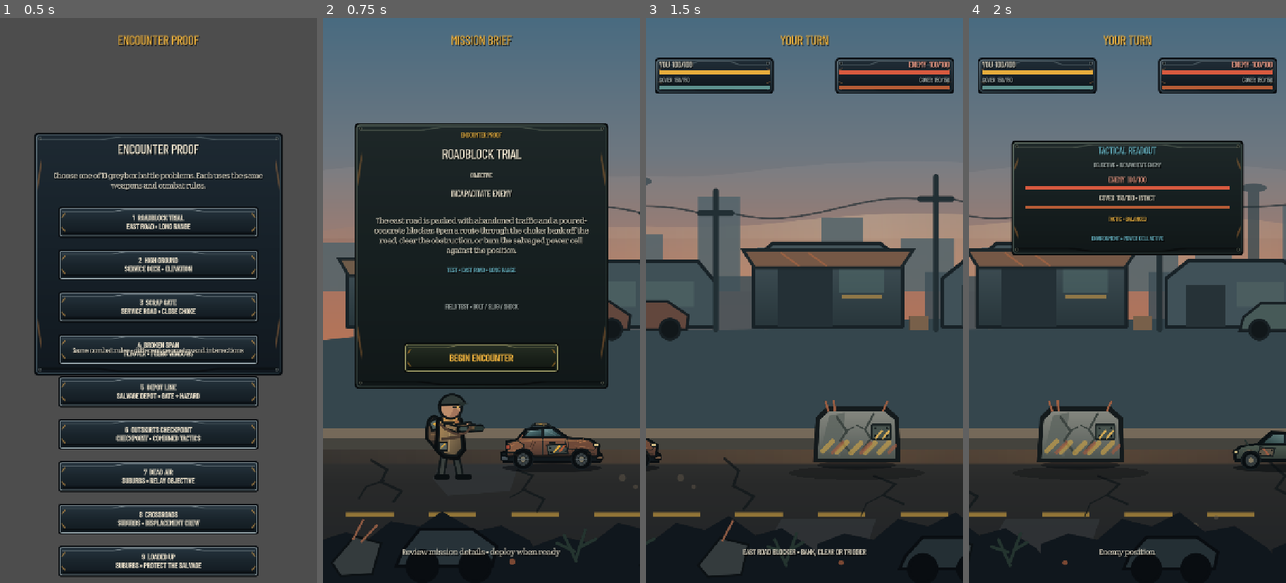
Above: before the commit, frames 1-4 (left to right).
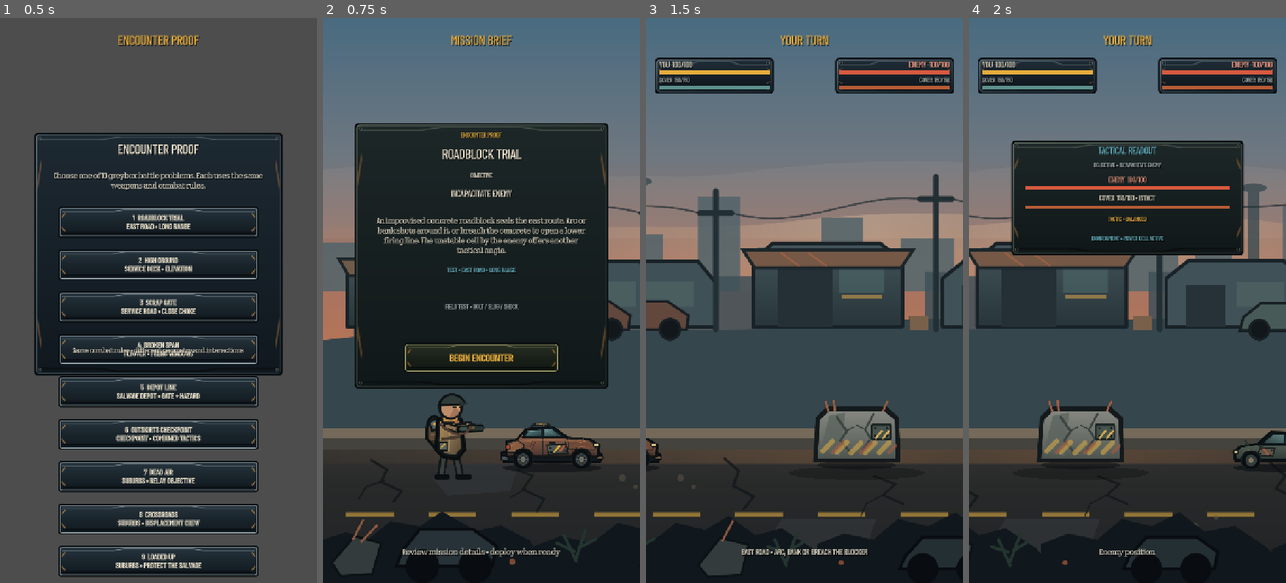
Above: after the commit, the same moments.

Repository: phantompixel-developer/FortKnocks
Game: Godot game, scene res://game/battle/battle.tscn
The game is run twice, just before and just after one commit, with the same random seed, the same clock (stepped at 60 frames per second) and the same inputs. This scene is started directly instead of the project's main scene.
Inputs:
- Up to frame 1 (0.5 s): no input
- Up to frame 2 (0.75 s): click "1 ROADBLOCK TRIAL EAST ROAD •…" at 0.5 s
- Up to frame 3 (1.5 s): click "BEGIN ENCOUNTER" at 1.25 s
- Up to frame 4 (2 s): no input

Frame 1 is identical in both runs. In frame 2, 1.5% of the frame differs, in the area x 16-84%, y 35-42%; in frame 3, 0.3%; in frame 4, nothing differs.

Commit message:
feat(battle): author breakable roadblock trial tactical opening

Diff:
--- a/game/campaign/missions/roadblock_trial.tres
+++ b/game/campaign/missions/roadblock_trial.tres
@@ -7,19 +7,20 @@
 id = "roadblock_trial"
 display_name = "Roadblock Trial"
 test_focus = "EAST ROAD • LONG RANGE"
-briefing = "The east road is packed with abandoned traffic and a poured-concrete blocker. Open a route through the choke: bank off the road, clear the obstruction, or turn the salvaged power cell against the position."
+briefing = "An improvised concrete roadblock seals the east route. Arc or bank shots around it, or breach the concrete to open a lower firing line. The unstable cell by the enemy offers another tactical angle."
 objective_text = "INCAPACITATE ENEMY"
 campaign_order = 1
 salvage_reward = 35
 next_mission_id = "high_ground_trial"
 feature_preview_enabled = true
 feature_preview_position = Vector2(1080, 958)
-feature_preview_text = "EAST ROAD BLOCKER • BANK, CLEAR OR TRIGGER"
+feature_preview_text = "EAST ROAD • ARC, BANK OR BREACH THE BLOCKER"
 player_position = Vector2(300, 1040)
 player_cover_position = Vector2(520, 1000)
 enemy_position = Vector2(1860, 1040)
 enemy_cover_position = Vector2(1540, 1000)
 roadblock_enabled = true
+roadblock_breakable = true
 roadblock_position = Vector2(1080, 958)
 power_cell_enabled = true
 power_cell_position = Vector2(1715, 1028)
